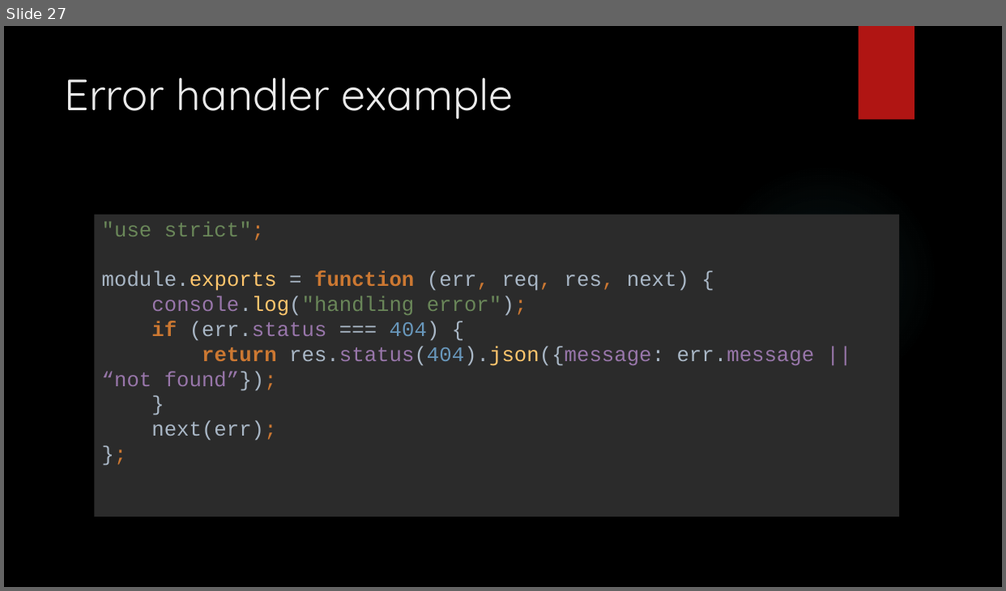
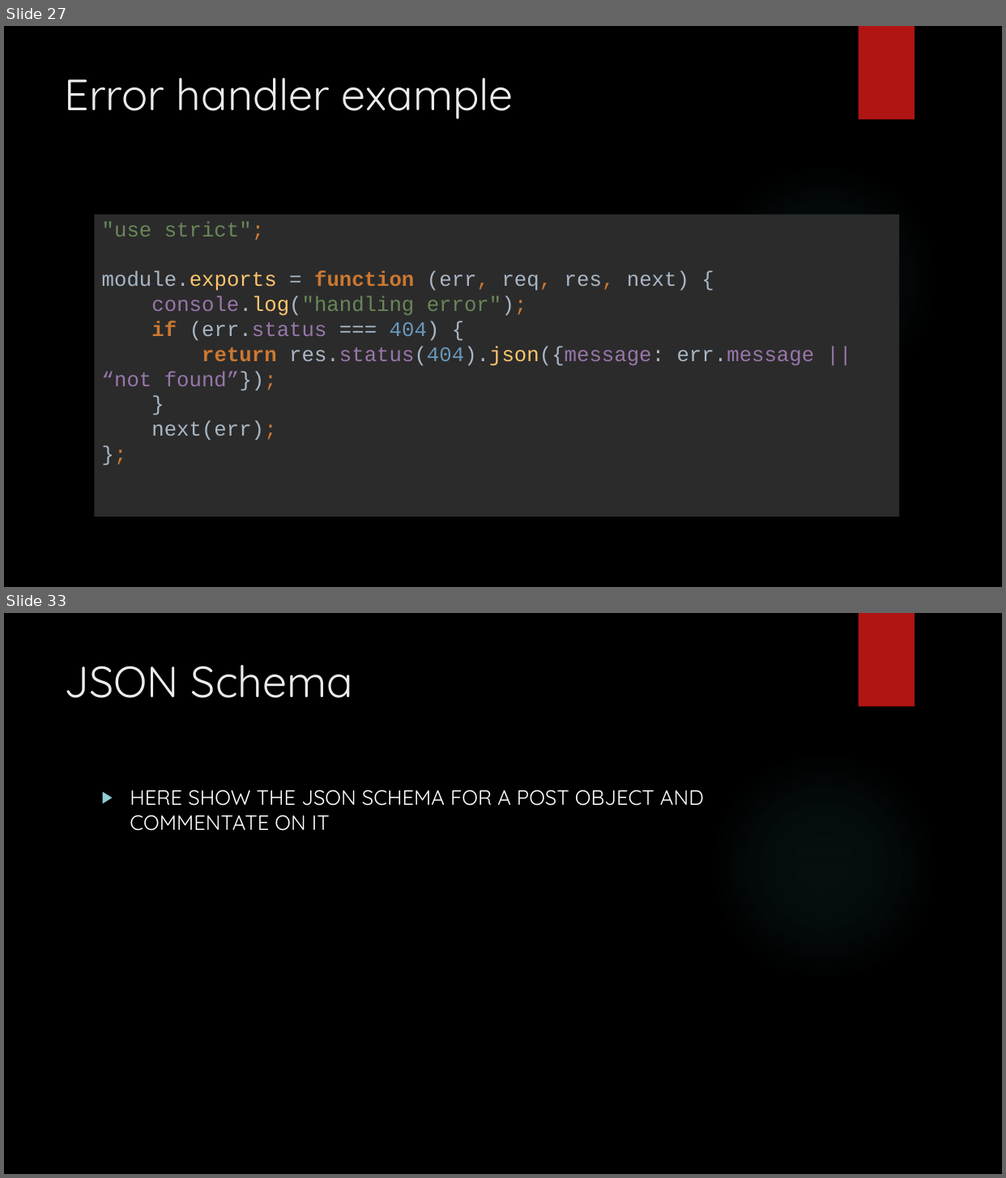
Before and after one commit to entelect/MEANForum, a slide deck: Part4 - Express/EXPRESS JS.pptx. Shown one above the other, each under a label of ours: slide 27 before the commit, slides 27 and 33 after it; the slides between them are not shown. The pictures are 1006x591 and 1006x1178 pixels, drawn with LibreOffice and Linux fonts; fonts in the diff are those of the drawing; background and template pictures are left out. Boxes give left, top, right and bottom in pixels: in the first picture for what was removed or moved away, otherwise in the second. Text is boxed around its words. In the diff, an @@ line names an element or a change of style, - is before the commit and + after.

```diff
--- a/Part4 - Express/EXPRESS JS.pptx
+++ b/Part4 - Express/EXPRESS JS.pptx
@@ slide 33 added at (4,613,1002,1174), background picture (left out); not listed: 2 template elements that a slide beside it also shows @@
@@ title added at (65,665,353,698), 42 pt, text #EBEBEB @@
+JSON Schema
@@ text added at (130,790,704,831), 20 pt, text #FFFFFF @@
+▶ HERE SHOW THE JSON SCHEMA FOR A POST OBJECT AND COMMENTATE ON IT
```
Also in this commit, not shown: 11 other slides added, 13 other files.
